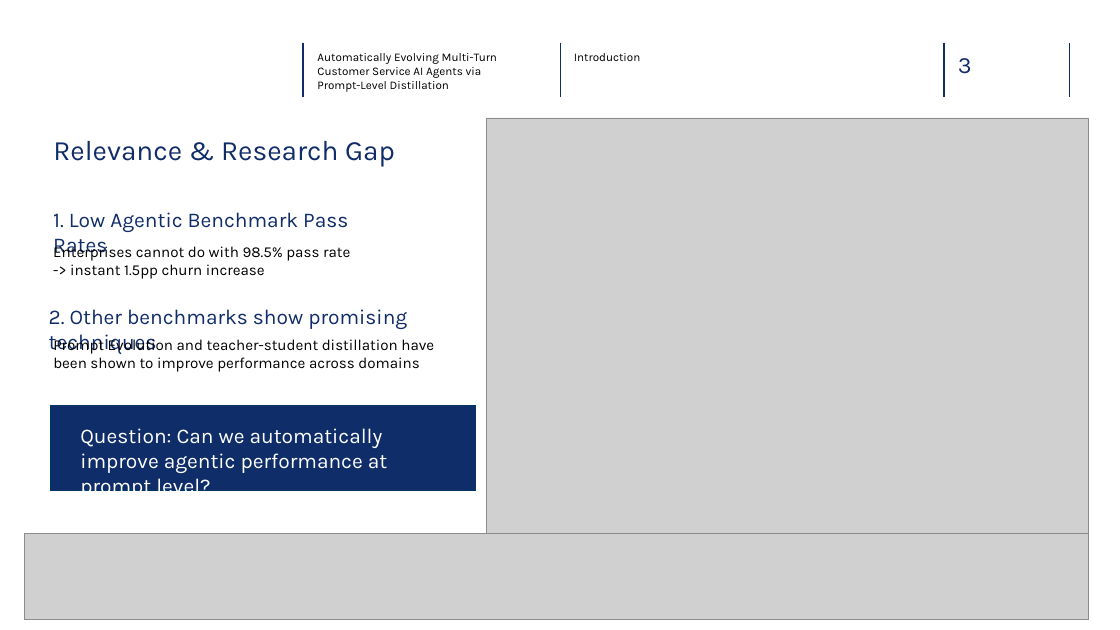
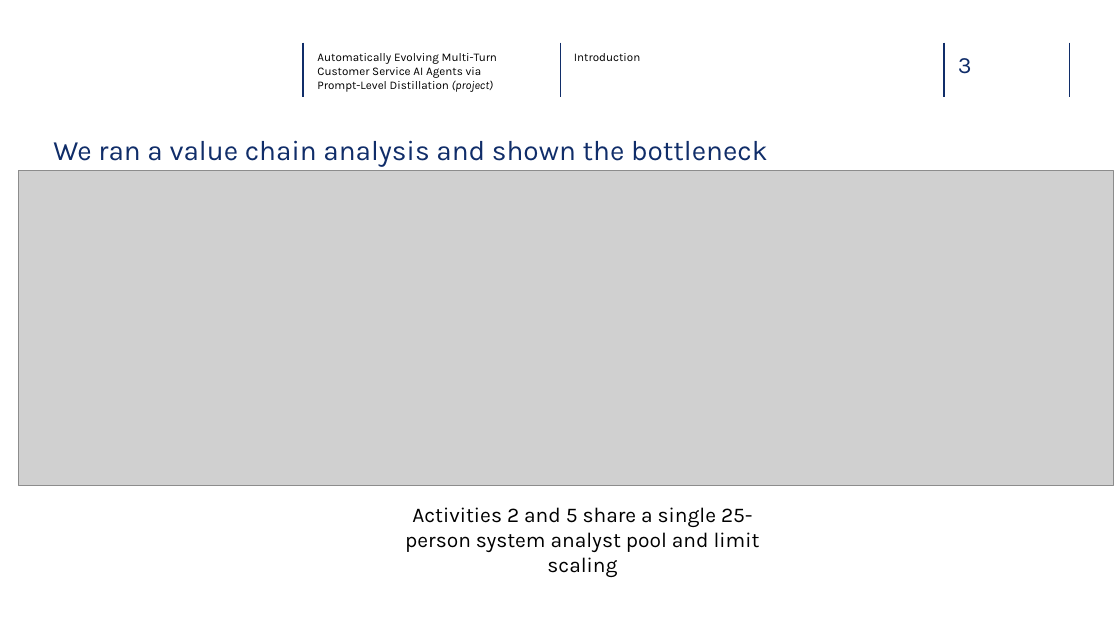
Before and after one commit to glebdementev/tau-evo, a slide deck: slide 4 of slides/defense.pptx (slide 3 before the commit). Drawn at 1120x630 pixels with LibreOffice and Linux fonts; fonts in the diff are those of the drawing; grey boxes stand for pictures; background and template pictures are left out. Boxes give left, top, right and bottom in pixels: in the first picture for what was removed or moved away, otherwise in the second. Text is boxed around its words. In the diff, an @@ line names an element or a change of style, - is before the commit and + after.

```diff
--- a/slides/defense.pptx
+++ b/slides/defense.pptx
@@ text at <box>317,53,497,92</box>: text changed @@
-Automatically Evolving Multi-Turn
-Customer Service AI Agents via Prompt-Level Distillation
+Automatically Evolving Multi-Turn
+Customer Service AI Agents via Prompt-Level Distillation (project)
@@ picture removed at <box>486,118,1090,541</box> @@
@@ text at <box>53,140,768,167</box>: text changed @@
-Relevance & Research Gap
+We ran a value chain analysis and shown the bottleneck
@@ picture added at <box>18,171,1114,485</box> @@
@@ text removed at <box>53,212,348,258</box> @@
-1. Low Agentic Benchmark Pass Rates
@@ text removed at <box>53,244,350,279</box> @@
-Enterprises cannot do with 98.5% pass rate -> instant 1.5pp churn increase
@@ text removed at <box>49,309,407,354</box> @@
-2. Other benchmarks show promising techniques
@@ text removed at <box>53,337,434,372</box> @@
-Prompt Evolution and teacher-student distillation have been shown to improve performance across domains
@@ rounded rectangle removed at <box>51,406,476,491</box> @@
@@ text removed at <box>80,428,387,499</box> @@
-Question: Can we automatically improve agentic performance at prompt level?
@@ text added at <box>405,507,760,552</box>, 18 pt, text #000000 @@
+Activities 2 and 5 share a single 25-person system analyst pool and limit scaling
@@ picture removed at <box>24,534,1090,619</box> @@
```
Also in this commit, not shown: 13 other slides changed, 2 slides added, 2 slides removed, 19 other files.
